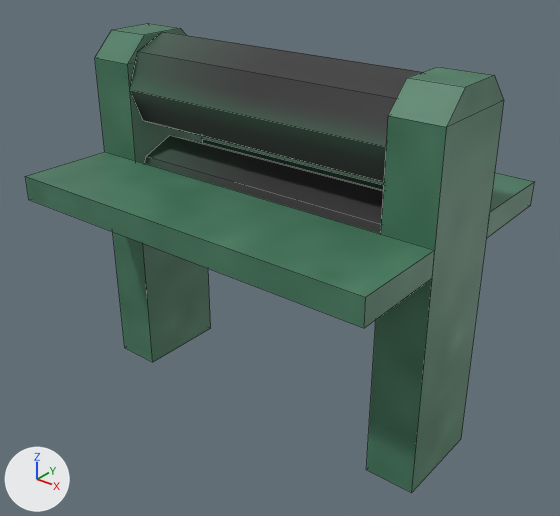
An edit to the Blender file assets/eln/model/plateMachineA/platemachinea.blend, drawn before and after from the same camera.
Before and after are seen from a 50 mm camera at (1.131, -1.404, 0.782) aimed at (0.019, -0.015, -0.08). Lighting does not change. The marker at lower left points along +X, +Y and +Z. Mesh edges are drawn as thin lines.

The older version as bpy lines, for what is in view:
```python
me_main = bpy.data.meshes.new('main')
me_main.from_pydata(...)  # 40 vertices, 32 faces; spans x -1.0..1.0, y -0.75..0.75, z -1.0..0.88
me_main.materials.append(mat_tex)  # picture img_tex
me_rot1 = bpy.data.meshes.new('rot1')
me_rot1.from_pydata(...)  # 16 vertices, 8 faces; spans x -0.125..0.125, y -0.125..0.125, z -0.375..0.375
me_rot1.materials.append(mat_tex)  # picture img_tex
me_rot2 = bpy.data.meshes.new('rot2')
me_rot2.from_pydata(...)  # 16 vertices, 8 faces; spans x -0.125..0.125, y -0.125..0.125, z -0.375..0.375
me_rot2.materials.append(mat_tex)  # picture img_tex
ob_main = bpy.data.objects.new('main', me_main)
ob_main.location = (0.0, 0.0, 0.0)
ob_main.scale = (0.5, 0.5, 0.5)
ob_rot1 = bpy.data.objects.new('rot1', me_rot1)
ob_rot1.location = (0.0, 0.0, 0.04)
ob_rot1.rotation_euler = (0.0, 1.571, 0.0)  # degrees (0, 90, 0)
ob_rot2 = bpy.data.objects.new('rot2', me_rot2)
ob_rot2.location = (0.0, 0.0, 0.312)
ob_rot2.rotation_euler = (0.0, 1.571, 0.0)  # degrees (0, 90, 0)
```
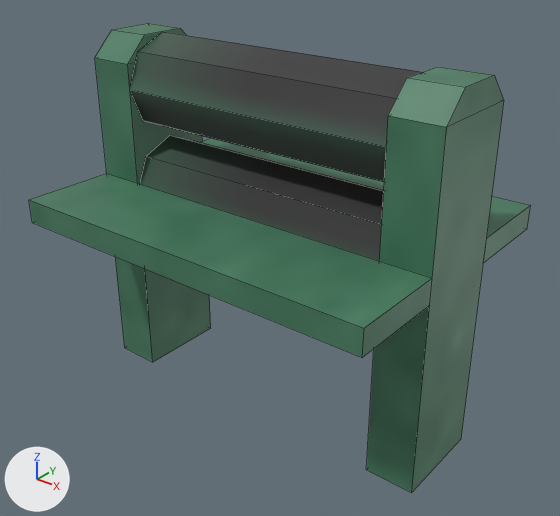
Where the change shows, as pixel boxes (x1, y1, x2, y2) in the pictures (560 x 516 px; the box of a moved part takes in the faces that stretch with it):
'main', reshaped
    before: (25, 23, 534, 493)
    after: (29, 23, 531, 493)
part 1 of me_main, moved or reshaped
    before: (25, 151, 435, 328)
    after: (29, 173, 432, 358)
part 2 of me_main, moved or reshaped
    before: (202, 136, 534, 237)
    after: (202, 138, 531, 263)

The change in detail:
me_main has 40 vertices, 32 faces and spans x -1.0..1.0, y -0.75..0.75, z -1.0..0.88.
me_main is used by ob_main; location (0.0, 0.0, 0.0); scale (0.5, 0.5, 0.5).
me_main part 1: the loose piece of 8 vertices spanning x -1.0..1.0, y -0.75..-0.25, z 0.12..0.25 is moved by (0.0, 0.0, -0.12).
me_main part 2: the loose piece of 8 vertices spanning x -1.0..1.0, y 0.25..0.75, z 0.12..0.25 is moved by (0.0, 0.0, -0.12).
